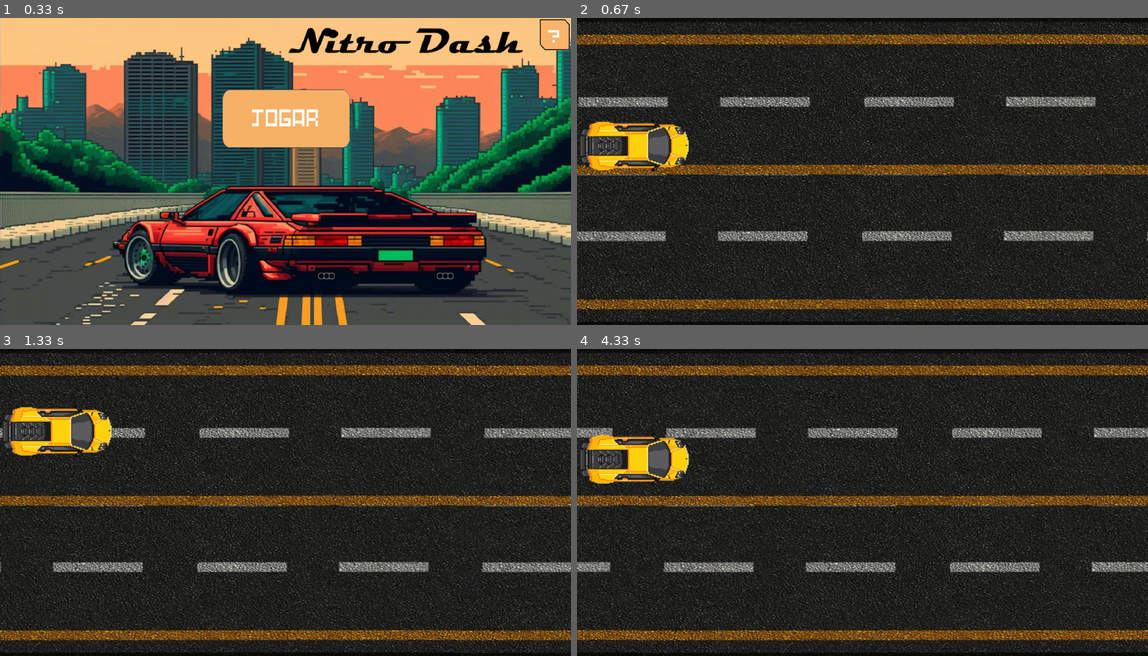
Above: before the commit, frames 1-4 (two rows, left to right).
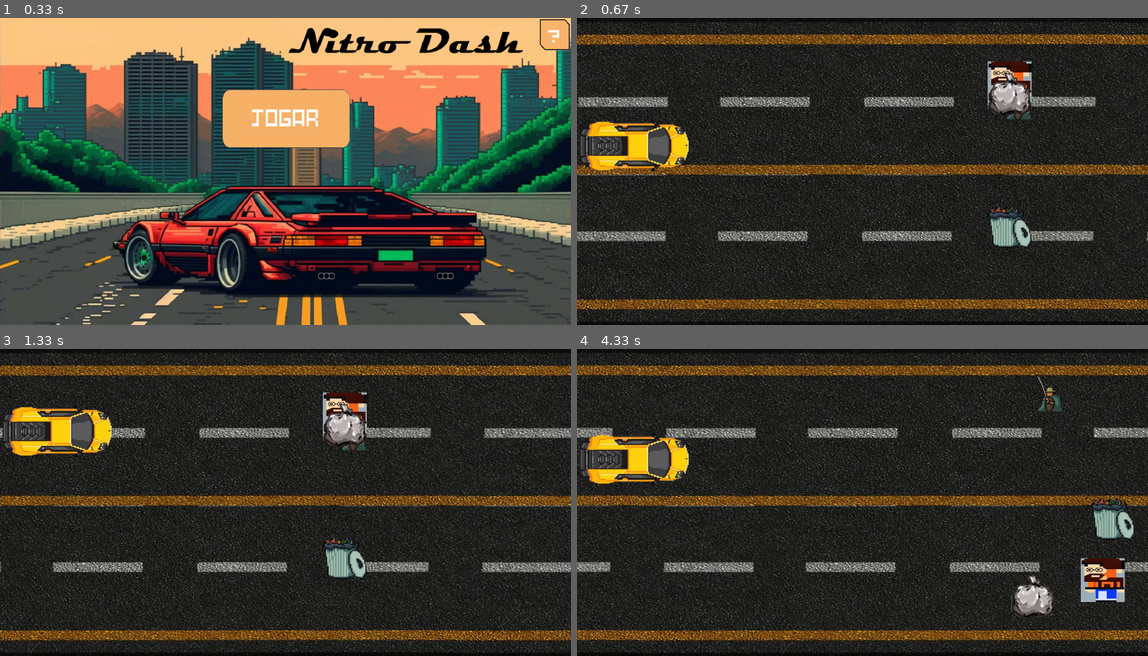
Above: after the commit, the same moments.

Repository: wellingtonrs07/PyGame_2023
Game: pygame game, started from Jogo.py
Two runs of this game, one before a commit and one after it. Both use one fixed random seed, a clock stepped at 60 frames per second and the inputs below.
Inputs (mouse positions are in pixels of both pictures, inside the frame that each line leads up to):
- Up to frame 1 (0.33 s): no input
- Up to frame 2 (0.67 s): click (862, 116) at 0.38 s
- Up to frame 3 (1.33 s): hold Up 0.67-1.13 s; move the mouse to (262, 514) at 0.7 s; hold Down from 1.17 s (still down)
- Up to frame 4 (4.33 s): release Down at 1.47 s; hold Up 1.5-1.87 s; hold Down 1.9-2.27 s; hold Up 2.3-2.6 s; hold Down 2.63-2.93 s; hold Up 2.97-3.33 s; hold Down 3.37-3.73 s; hold Up 3.77-4.07 s; hold Down from 4.1 s (still down)

Frame 1 is identical in both runs. In frame 2, 1.9% of the frame differs, in the area x 71-80%, y 14-75%; in frame 3, 1.9%; in frame 4, 2.6%, in the area x 76-98%, y 8-88%.

Commit message:
vai dar ruim

Diff:
--- a/assets.py
+++ b/assets.py
@@ -13,6 +13,7 @@
 JOGADOR = 'jogador'
 TELA_WIN = 'tela win'
 TELA_OVER = 'tela over'
+LISTA_IMAGEM = 'lista imagem'
 
 def load_assets():
     assets = {}
@@ -34,6 +35,13 @@
     assets[TELA_OVER] =  pygame.image.load(os.path.join(Imagens, 'tela_game_over.png')).convert_alpha()
     assets[TELA_OVER] = pygame.transform.scale(assets[TELA_WIN],(largura, altura))
 
+    assets[LISTA_IMAGEM] =  [
+        pygame.image.load(os.path.join(Imagens, 'lixo.png')).convert_alpha(),
+        pygame.image.load(os.path.join(Imagens, 'maciel.png')).convert_alpha(),
+        pygame.image.load(os.path.join(Imagens, 'mendigao.png')).convert_alpha(),
+        pygame.image.load(os.path.join(Imagens, 'saco_lixo.png')).convert_alpha()]
+
+    assets[LISTA_IMAGEM] =  [pygame.transform.scale(assets[LISTA_IMAGEM][0], (100,100)), pygame.transform.scale(assets[LISTA_IMAGEM][1], (100,100)), pygame.transform.scale(assets[LISTA_IMAGEM][2], (100,100)), pygame.transform.scale(assets[LISTA_IMAGEM][3], (100,100))]
 
     btns = {}
 
@@ -46,4 +54,6 @@
     btns[INSTRUCOES] = pygame.image.load(os.path.join(Imagens, 'btn_inte.png')).convert_alpha()
     btns[INSTRUCOES] = pygame.transform.scale(btns[INSTRUCOES], (75, 75))
 
+
+
     return [assets,btns]
--- a/classes.py
+++ b/classes.py
@@ -3,7 +3,7 @@
 # Importar as bibliotecas e arquivos
 import pygame
 from config import largura, altura
-from assets import JOGADOR
+from assets import JOGADOR, LISTA_IMAGEM
 # Cria classe dos botoes
 class Button():
 
@@ -52,3 +52,28 @@
 
         if self.rect.y < 54:
             self.rect.y = 54
+
+#criando classe pros obstaculos
+import random
+class Obstaculo(pygame.sprite.Sprite):
+    def __init__(self, image):
+        pygame.sprite.Sprite.__init__(self)
+
+        self.image = image
+        self.mask = pygame.mask.from_surface(self.image)
+        self.rect = self.image.get_rect()
+        self.rect.x = 1000
+        self.rect.y = random.randint(54, 520)
+        self.speedx = -5
+        self.speddy = 0
+
+    def update(self):
+        self.rect.x += self.speedx
+
+        # Se o meteoro passar do final da tela, volta para cima e sorteia
+        # novas posições e velocidades
+        if self.rect.right < 0:
+            self.rect.x = random.randint(1000, 1300)
+            self.rect.y = random.randint(54, 520)
+            self.speedx = -5
+            self.speddy = 0
--- a/tela_jogo.py
+++ b/tela_jogo.py
@@ -2,8 +2,8 @@
 from config import largura, altura, fps, QUIT, GAME,Azul, INIT
 from math import*
 import pygame
-from assets import RUA,NEW_GAME,load_assets, JOGADOR
-from classes import Button, Jogador
+from assets import RUA,NEW_GAME,load_assets, JOGADOR, LISTA_IMAGEM
+from classes import Button, Jogador, Obstaculo
 
 
 # Gera a tela
@@ -13,6 +13,7 @@
     assets, btns = load_assets()
     jogador = Jogador(assets)
 
+
     # Variável para o ajuste de velocidade
     clock = pygame.time.Clock()
 
@@ -20,13 +21,21 @@
 
 
     telajogo = assets[RUA]
-    fundo_rect = telajogo.get_rect()
 
     # começa a rodar o loop
     running = True
     scroll = 0
+    all_obs = pygame.sprite.Group()
+
+    groups = {}
+    groups['all_obs'] = all_obs
+    for obs in assets[LISTA_IMAGEM]:
+        obs = Obstaculo(obs)
+        all_obs.add(obs)
 
     while running:
+
+
         # A cada loop, redesenha o fundo e os sprites
         screen.fill(Azul)
 
@@ -45,6 +54,7 @@
             scroll = 0
 
         screen.blit(jogador.image, (jogador.rect.x, jogador.rect.y))
+
 
 
         # Ajusta a velocidade do jogo.
@@ -76,8 +86,10 @@
                     jogador.vy_jogador += 8 #faz o jogador se movimentar para baixo
 
 
+        all_obs.update()
+        jogador.update()
 
-        jogador.update()
+        all_obs.draw(screen)
 
         # Depois de desenhar tudo, inverte o display.
         pygame.display.flip()
